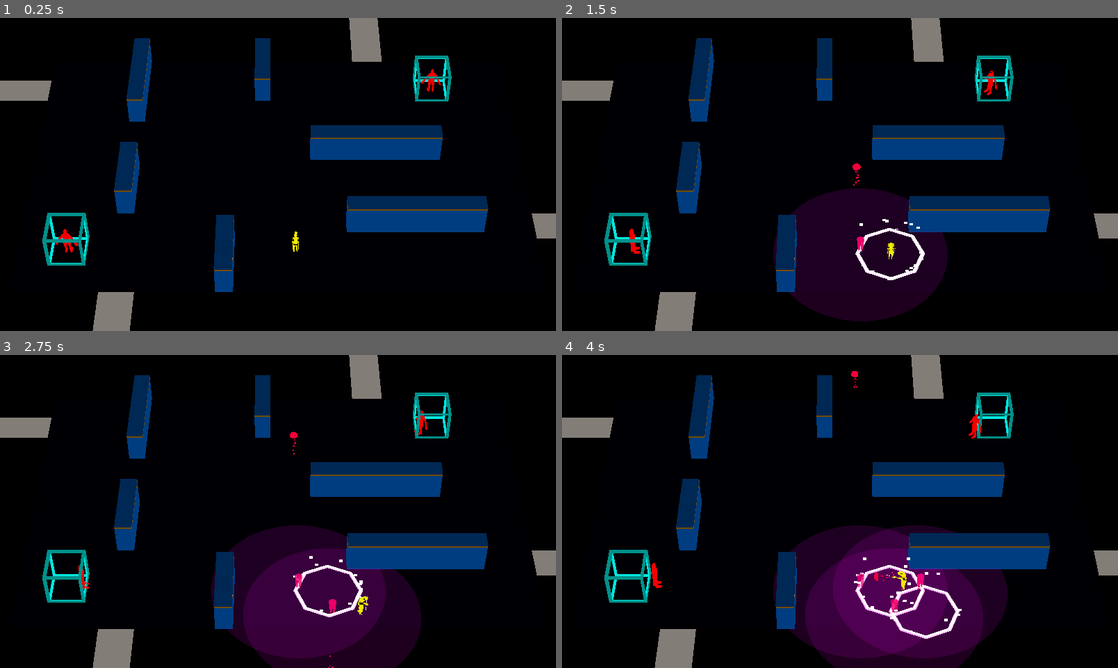
Above: before the commit, frames 1-4 (two rows, left to right).
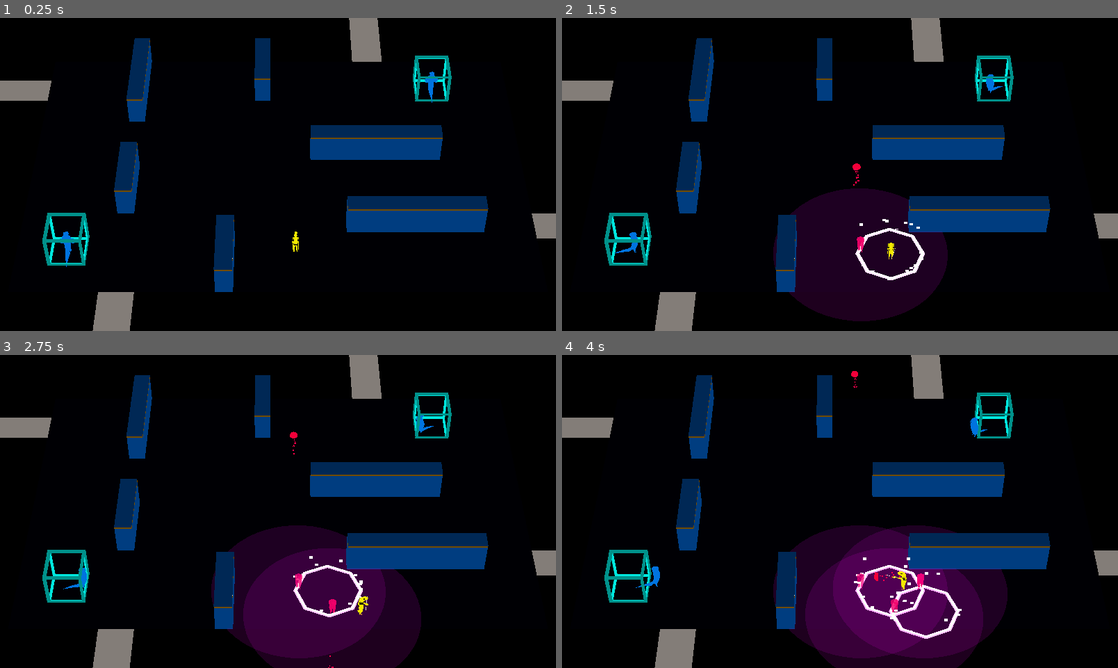
Above: after the commit, the same moments.

Repository: ralabate/30ddl
Game: Godot game, scene res://main.tscn
Same seed, same stepped clock (60 frames per second), same inputs: the game is played once before the commit and once after it.
Inputs:
- Up to frame 1 (0.25 s): no input
- Up to frame 2 (1.5 s): tap Enter (ui_accept) at 0.5, 0.77 s; hold Right (ui_right) 0.53-1.28 s; tap S (player_decoy) at 0.6 s; hold Down (ui_down) from 1.28 s (still down); tap A (player_mine) at 1.35 s
- Up to frame 3 (2.75 s): tap Enter (ui_accept) at 1.52 s; release Down (ui_down) at 2.03 s; hold Right (ui_right) from 2.03 s (still down); tap S (player_decoy) at 2.1 s
- Up to frame 4 (4 s): release Right (ui_right) at 2.78 s; hold Up (ui_up) 2.78-3.53 s; tap A (player_mine) at 2.85 s; tap Enter (ui_accept) at 3.02, 3.77 s; hold Left (ui_left) from 3.53 s (still down); tap S (player_decoy) at 3.6 s

The runs differ from the first frame. In frame 1, 0.2% of the frame differs, in the area x 10-80%, y 16-80%; in frame 2, 0.2%; in frame 3, 0.1%; in frame 4, 0.2%.

Commit message:
new blue badguy

Diff:
--- a/gauntlet/badguys/badguy.gd
+++ b/gauntlet/badguys/badguy.gd
@@ -1,4 +1,5 @@
 extends CharacterBody3D
+
 
 @export var damage_overlay: ShaderMaterial
 
@@ -6,6 +7,7 @@
 @onready var navigation_timer: Timer = %NavigationTimer
 @onready var player_damage_area: Area3D = %PlayerDamageArea
 @onready var health_component: HealthComponent = %HealthComponent
+@onready var animated_mesh = %AnimatedMesh
 
 var target: Node3D
 var movement_speed: float = 0.5
@@ -44,7 +46,7 @@
 
 
 func toggle_damage_overlay(on: bool) -> void:
-	var mesh = %AnimatedMesh.get_node("Skeleton3D/Mesh") as MeshInstance3D
+	var mesh = animated_mesh.get_node("Skeleton3D/Mesh") as MeshInstance3D
 	if mesh != null:
 		mesh.material_overlay = damage_overlay if on else null
 
--- a/gauntlet/badguys/badguy.tscn
+++ b/gauntlet/badguys/badguy.tscn
@@ -1,9 +1,9 @@
 [gd_scene load_steps=7 format=3 uid="uid://dysqmwq3wem2k"]
 
 [ext_resource type="Script" uid="uid://clhircl18kdhh" path="res://badguys/badguy.gd" id="1_apgvv"]
-[ext_resource type="PackedScene" uid="uid://qo85vi3b3odi" path="res://badguys/imported/bad_lizard_idle.glb" id="1_lf2yb"]
 [ext_resource type="Material" uid="uid://ci70lplv4aah0" path="res://badguys/damage_overlay.tres" id="2_nnro2"]
 [ext_resource type="Script" uid="uid://bund4vdf4u4yo" path="res://health_component.gd" id="3_0b8a1"]
+[ext_resource type="PackedScene" uid="uid://c61wgtl0klu3x" path="res://badguys/imported/blueguy_idle.glb" id="4_nnro2"]
 
 [sub_resource type="CapsuleShape3D" id="CapsuleShape3D_apgvv"]
 radius = 0.25
@@ -19,13 +19,6 @@
 
 [node name="CollisionShape3D" type="CollisionShape3D" parent="."]
 shape = SubResource("CapsuleShape3D_apgvv")
-
-[node name="AnimatedMesh" parent="." instance=ExtResource("1_lf2yb")]
-unique_name_in_owner = true
-transform = Transform3D(-1, 0, -8.74228e-08, 0, 1, 0, 8.74228e-08, 0, -1, 0, -1, 0)
-
-[node name="Mesh" parent="AnimatedMesh/Skeleton3D" index="0"]
-layers = 2
 
 [node name="NavigationAgent3D" type="NavigationAgent3D" parent="."]
 unique_name_in_owner = true
@@ -48,4 +41,6 @@
 [node name="CollisionShape3D" type="CollisionShape3D" parent="PlayerDamageArea"]
 shape = SubResource("SphereShape3D_221m0")
 
-[editable path="AnimatedMesh"]
+[node name="AnimatedMesh" parent="." instance=ExtResource("4_nnro2")]
+unique_name_in_owner = true
+transform = Transform3D(-1, 0, 2.98023e-08, 0, 1, 0, -2.98023e-08, 0, -1, 0, -1, 0)
